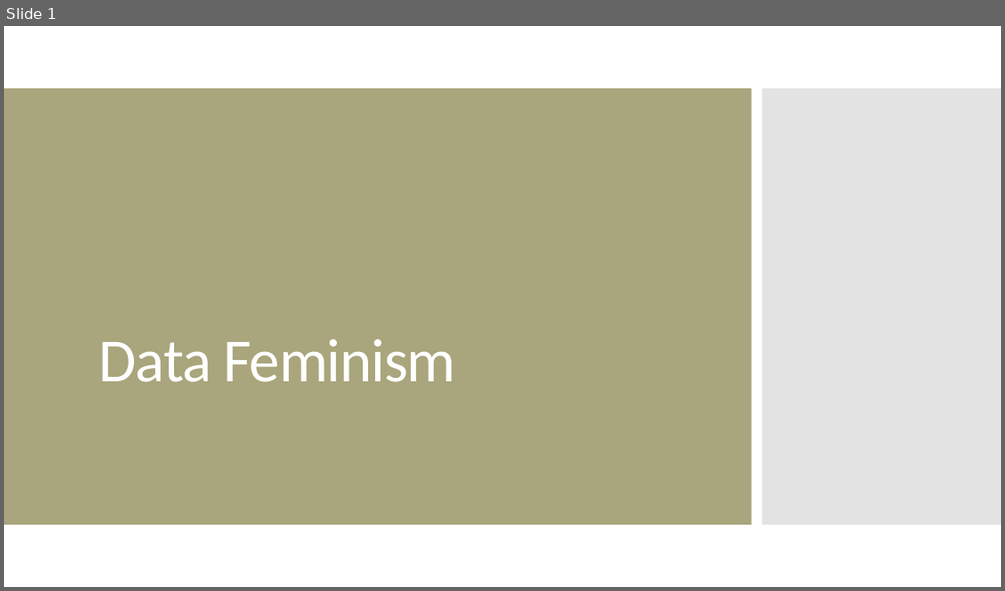
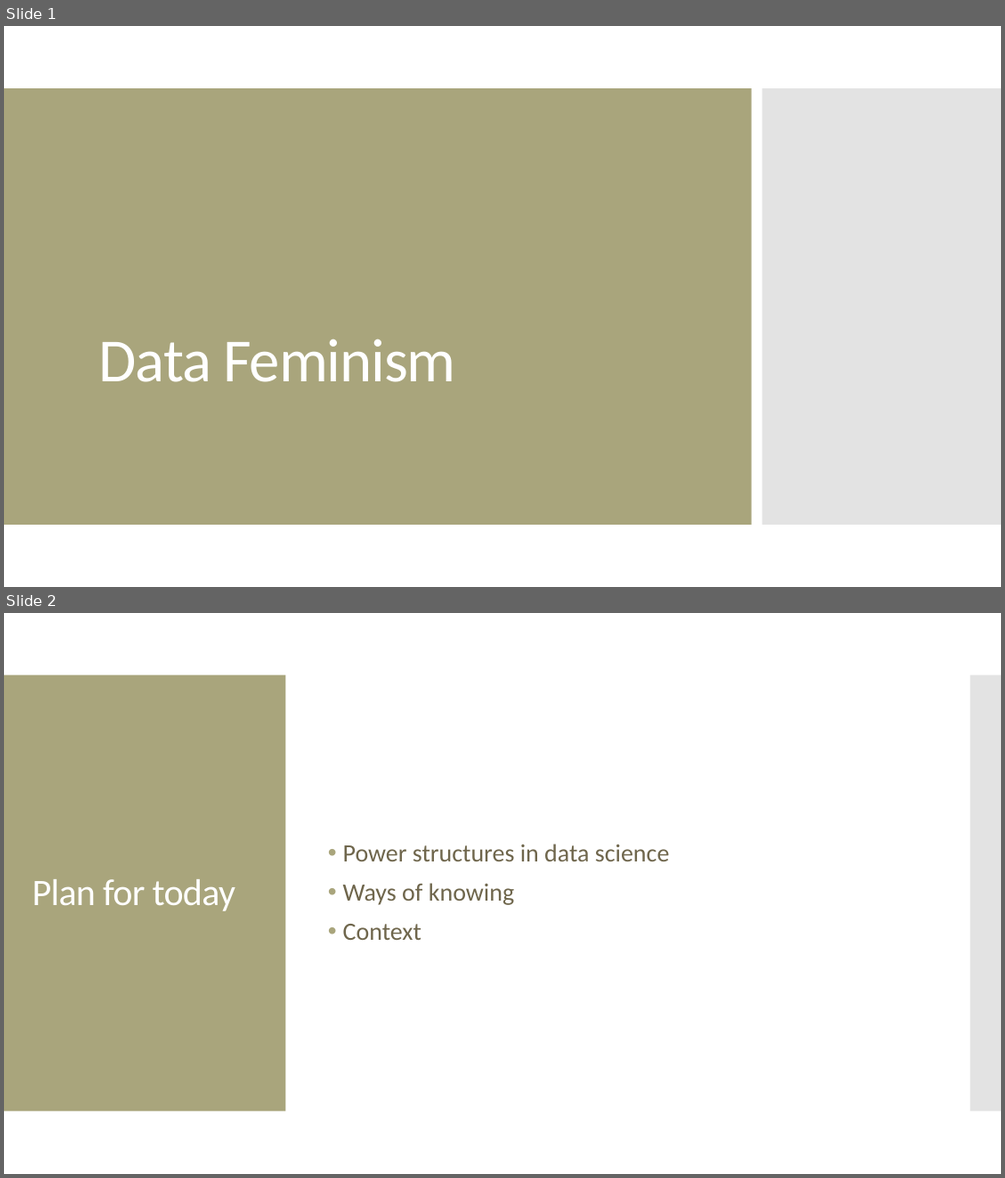
Before and after one commit to amosca01/SDS-CSC109, a slide deck: slides/02-data-feminism.pptx. Shown one above the other, each under a label of ours: slide 1 before the commit, slides 1 and 2 after it. The pictures are 1005x591 and 1005x1178 pixels, drawn with LibreOffice and Linux fonts; fonts in the diff are those of the drawing. Boxes give left, top, right and bottom in pixels: in the first picture for what was removed or moved away, otherwise in the second. Text is boxed around its words. In the diff, an @@ line names an element or a change of style, - is before the commit and + after.

```diff
--- a/slides/02-data-feminism.pptx
+++ b/slides/02-data-feminism.pptx
@@ slide 2 added at bbox=[4, 613, 1001, 1174], background #FFFFFF @@
@@ rectangle added at bbox=[4, 675, 286, 1111], fill #A9A57C @@
@@ rectangle added at bbox=[971, 675, 1001, 1111], fill #C8C8C8 at 50% opacity @@
@@ text added at bbox=[343, 844, 670, 940], 24 pt, text #6F664C @@
+• Power structures in data science
+• Ways of knowing
+• Context
@@ title added at bbox=[32, 879, 235, 911], 36 pt, text #FFFFFF @@
+Plan for today
```
Also in this commit, not shown: 20 other slides added, 1 slide removed, 16 other files.
